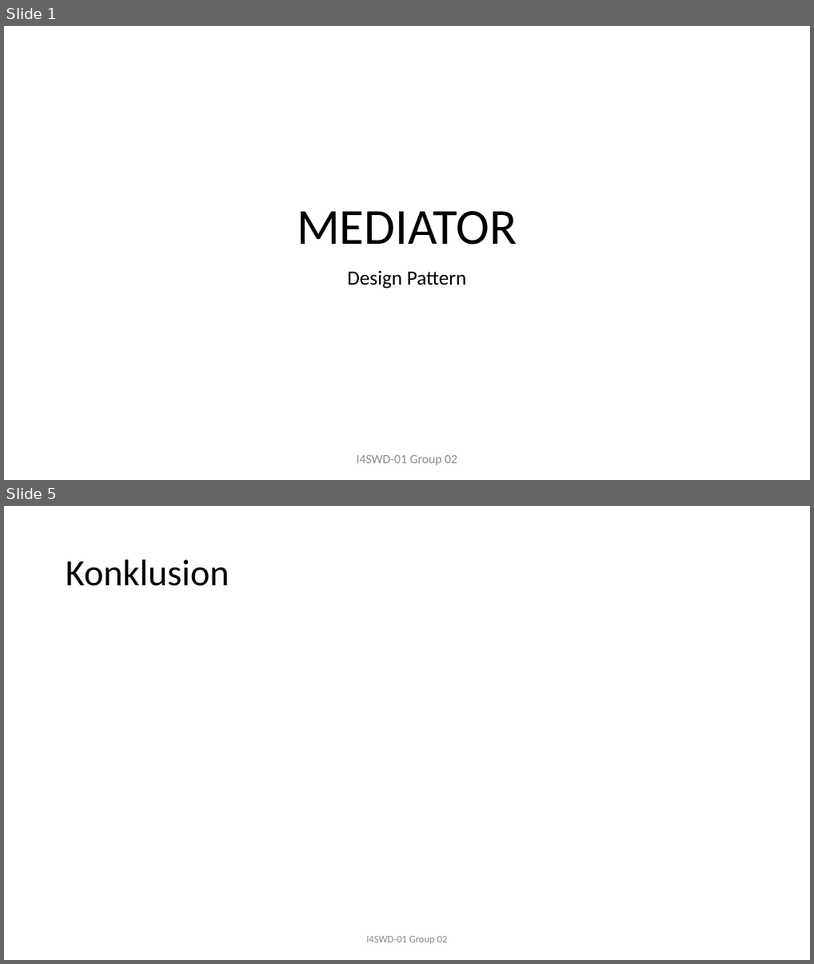
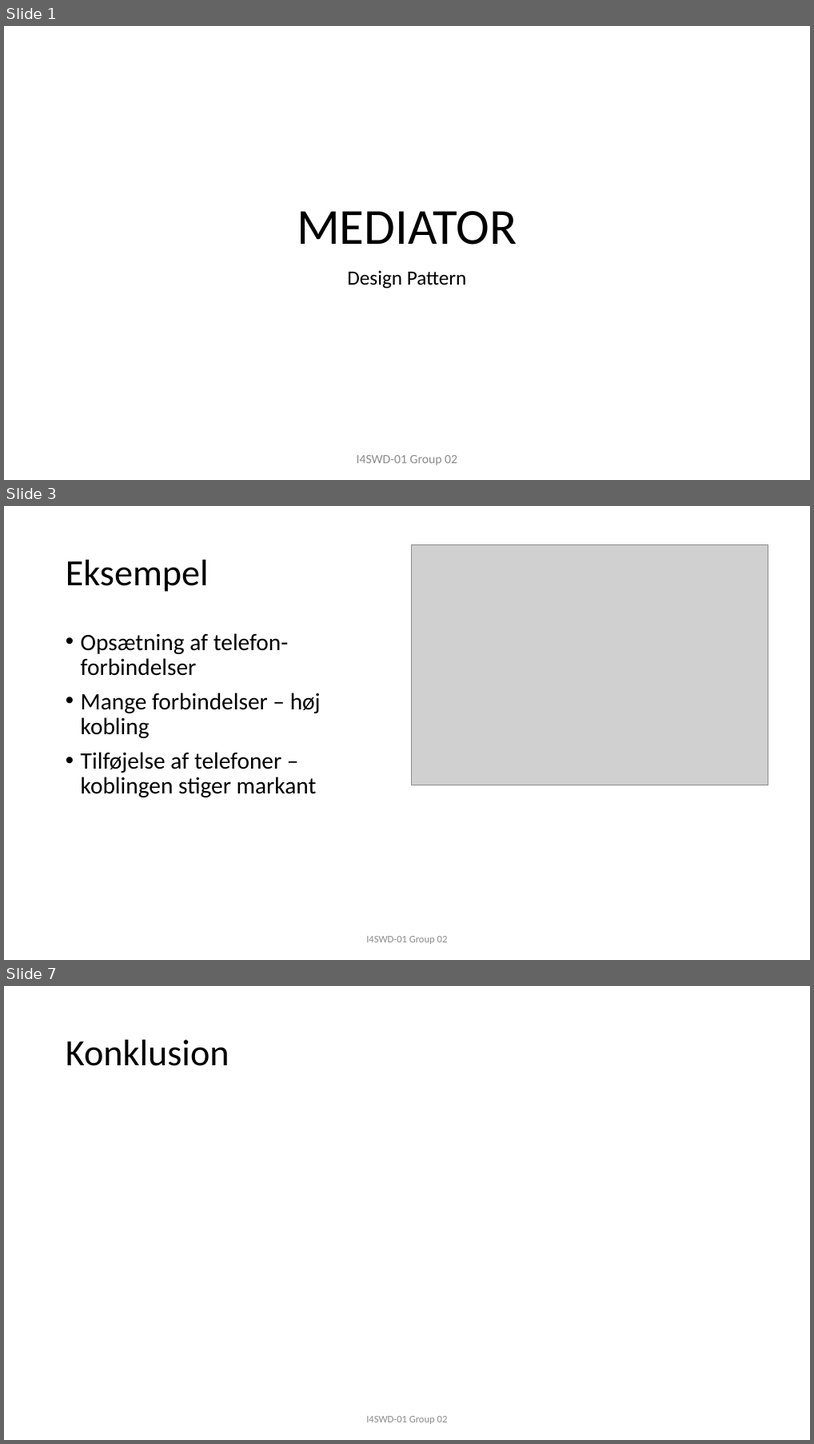
Before and after one commit to JonasRasborg/SWD, a slide deck: F17-I4SWD-AfsluttendeOpgaveGruppe02-Mediator-presenstation.pptx. Shown one above the other, each under a label of ours: slides 1 and 5 before the commit, slides 1, 3 and 7 after it; the slides between them are not shown. The pictures are 814x964 and 814x1444 pixels, drawn with LibreOffice and Linux fonts; fonts in the diff are those of the drawing; grey boxes stand for pictures. Boxes give left, top, right and bottom in pixels: in the first picture for what was removed or moved away, otherwise in the second. Text is boxed around its words. In the diff, an @@ line names an element or a change of style, - is before the commit and + after.

```diff
--- a/F17-I4SWD-AfsluttendeOpgaveGruppe02-Mediator-presenstation.pptx
+++ b/F17-I4SWD-AfsluttendeOpgaveGruppe02-Mediator-presenstation.pptx
@@ slide 3 added at [4, 506, 810, 960], background #FFFFFF @@
@@ picture added at [412, 544, 769, 785] @@
@@ title added at [66, 560, 209, 592], 44 pt, text #000000 @@
+Eksempel
@@ text added at [81, 633, 321, 797], 28 pt, text #000000 @@
+• Opsætning af telefon-forbindelser
+• Mange forbindelser – høj kobling
+• Tilføjelse af telefoner – koblingen stiger markant
@@ text added at [366, 936, 448, 944], 12 pt, text #8C8C8C @@
+I4SWD-01 Group 02
@@ what was slide 5 is now slide 7 @@
```
Also in this commit, not shown: 3 slides changed, 1 other slide added, 4 other files.
